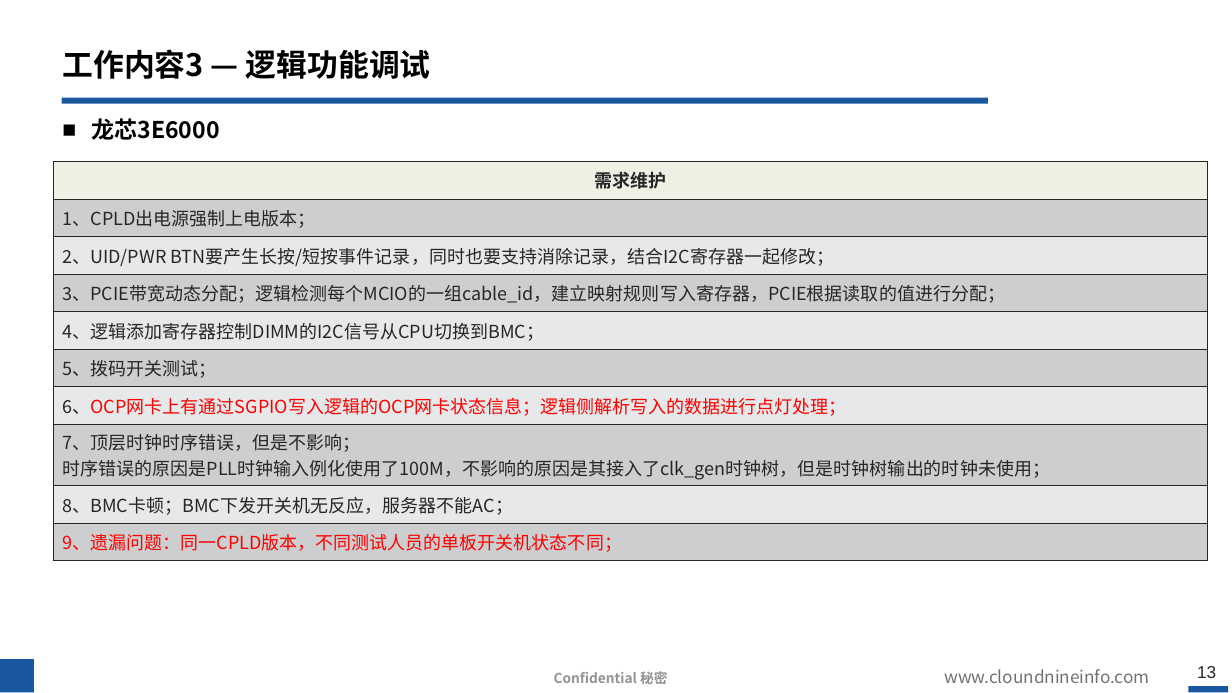
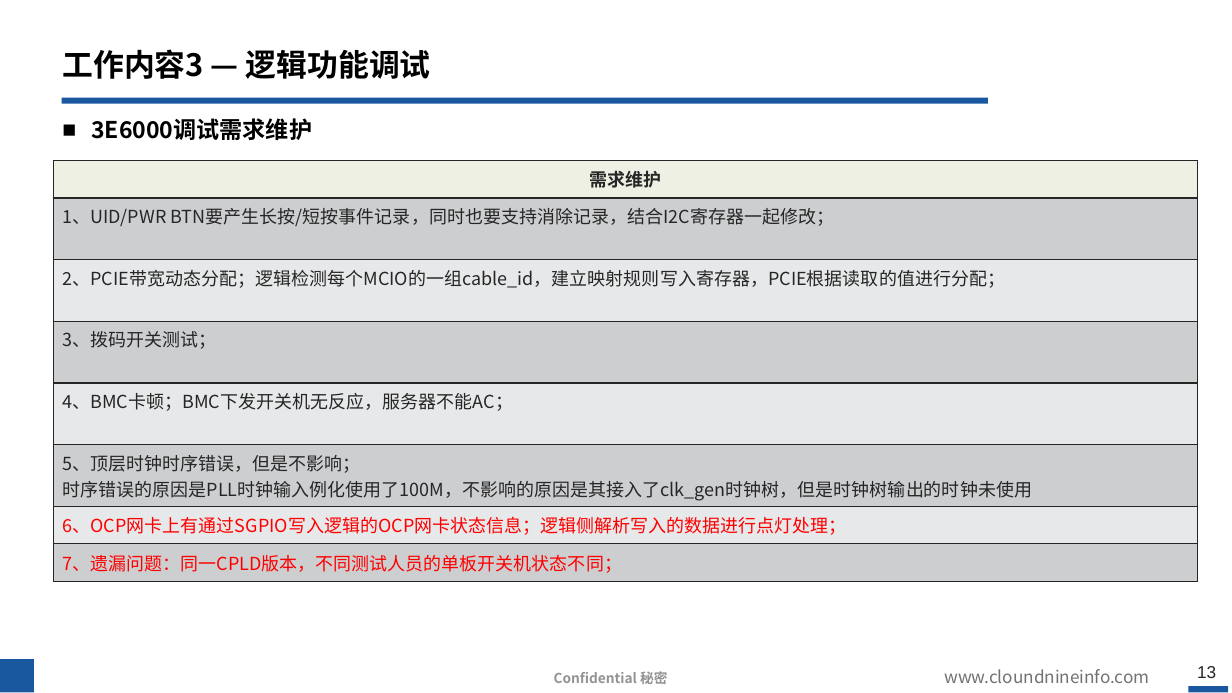
Before and after one commit to hahada-998/Tieta_code, a slide deck: slide 13 of 转正申请与总结-祝明杰.pptx. Drawn at 1232x693 pixels with LibreOffice and Linux fonts; fonts in the diff are those of the drawing; background and template pictures are left out. Boxes give left, top, right and bottom in pixels: in the first picture for what was removed or moved away, otherwise in the second. Text is boxed around its words. In the diff, an @@ line names an element or a change of style, - is before the commit and + after.

Commit message:
🦄 refactor(顶层更新):

```diff
--- a/转正申请与总结-祝明杰.pptx
+++ b/转正申请与总结-祝明杰.pptx
@@ text at (91, 118, 312, 140): text changed @@
-■ 龙芯3E6000
+■ 3E6000调试需求维护
@@ table at (54, 161, 1198, 577) @@
-row 2, column 1: 1、CPLD出电源强制上电版本；
+row 2, column 1: 1、UID/PWR BTN要产生长按/短按事件记录，同时也要支持消除记录，结合I2C寄存器一起修改；
-row 3, column 1: 2、UID/PWR BTN要产生长按/短按事件记录，同时也要支持消除记录，结合I2C寄存器一起修改；
+row 3, column 1: 2、PCIE带宽动态分配；逻辑检测每个MCIO的一组cable_id，建立映射规则写入寄存器，PCIE根据读取的值进行分配；
-row 4, column 1: 3、PCIE带宽动态分配；逻辑检测每个MCIO的一组cable_id，建立映射规则写入寄存器，PCIE根据读取的值进行分配；
+row 4, column 1: 3、拨码开关测试；
-row 5, column 1: 4、逻辑添加寄存器控制DIMM的I2C信号从CPU切换到BMC；
+row 5, column 1: 4、BMC卡顿；BMC下发开关机无反应，服务器不能AC；
-row 6, column 1: 5、拨码开关测试；
+row 6, column 1: 5、顶层时钟时序错误，但是不影响； / 时序错误的原因是PLL时钟输入例化使用了100M，不影响的原因是其接入了clk_gen时钟树，但是时钟树输出的时钟未使用
-row 8: 7、顶层时钟时序错误，但是不影响； / 时序错误的原因是PLL时钟输入例化使用了100M，不影响的原因是其接入了clk_gen时钟树，但是时钟树输出的时钟未使用；
-row 9: 8、BMC卡顿；BMC下发开关机无反应，服务器不能AC；
-row 10: 9、遗漏问题：同一CPLD版本，不同测试人员的单板开关机状态不同；
+row 8: 7、遗漏问题：同一CPLD版本，不同测试人员的单板开关机状态不同；
@@ table: place and size @@
-table at (54, 162, 1208, 556)
+table at (54, 161, 1198, 577)
```
Also in this commit, not shown: 4 other slides changed, 3 other files.
